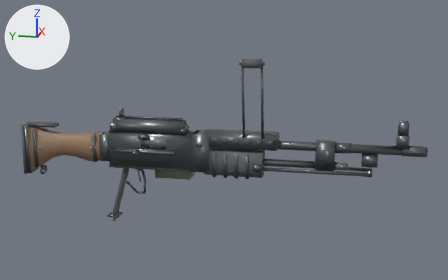
Before and after pictures for a commit that changed the glTF model aivilo/assets/guns/m60.glb.
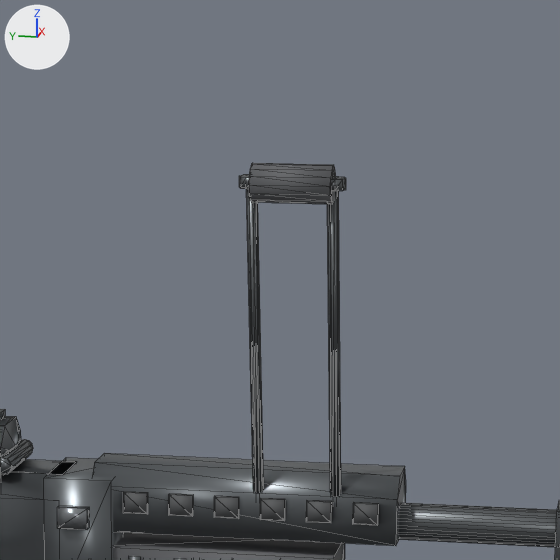
Old and new are each drawn whole from a 50 mm camera at (-1.614, -0.594, 0.545) aimed at (0.025, -0.266, 0.135) and again close up on the part from 41% to 71% of the width and 7% to 55% of the height. Arrows for +X, +Y and +Z are at upper left; the lights stay in place. The first two pictures are the older version. The close-ups show mesh edges as thin lines. Vertices at exactly the same position are counted once.

Names of what the first close-up shows: 'body'.
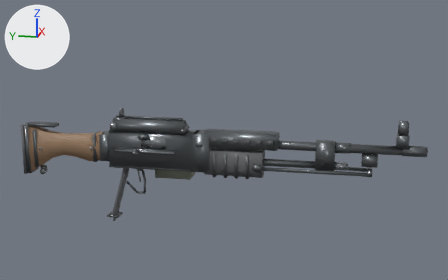
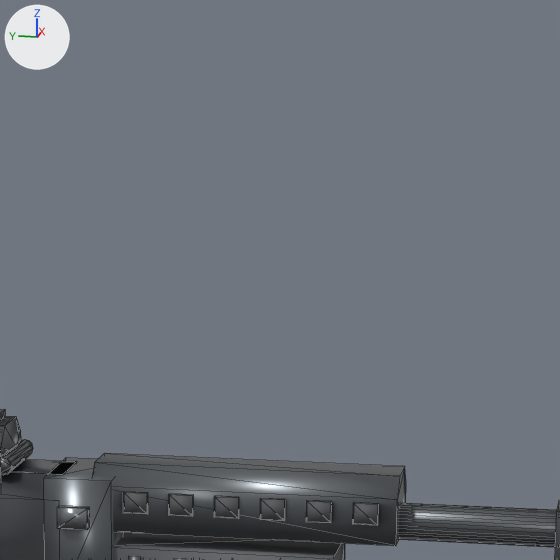
Edits to the bpy script that builds the scene:
```text
Change me_body:
    used by ob_body; location = (0.0, 0.0, 0.0)
    remove me_body.from_pydata(...)  # 1440 vertices, 2512 faces; spans x -0.067..0.046, y -0.802..0.317, z -0.115..0.37
    add me_body.from_pydata(...)  # 1332 vertices, 2316 faces; spans x -0.062..0.046, y -0.802..0.317, z -0.115..0.218
    me_body part 1: the loose piece of 28 vertices spanning x -0.067..-0.043, y -0.38..-0.33, z 0.346..0.37 is deleted
    me_body part 2: the loose piece of 20 vertices spanning x -0.063..-0.047, y -0.338..-0.322, z 0.355..0.362 is deleted
    me_body part 3: the loose piece of 20 vertices spanning x -0.058..-0.017, y -0.384..-0.376, z 0.144..0.356 is deleted
    me_body part 4: the loose piece of 20 vertices spanning x -0.063..-0.047, y -0.388..-0.372, z 0.355..0.362 is deleted
    me_body part 5: the loose piece of 20 vertices spanning x -0.058..-0.017, y -0.334..-0.326, z 0.144..0.356 is deleted
```

Pixel boxes [x1, y1, x2, y2] of what changed, in the close-ups (560 x 560 px):
'body', reshaped: before [0, 163, 560, 560]; after [0, 409, 560, 560]
part 1 of me_body, deleted: before [249, 163, 336, 204]
part 2 of me_body, deleted: before [239, 175, 249, 189]
part 3 of me_body, deleted: before [327, 191, 341, 497]
part 4 of me_body, deleted: before [331, 176, 346, 191]
part 5 of me_body, deleted: before [246, 189, 264, 494]
